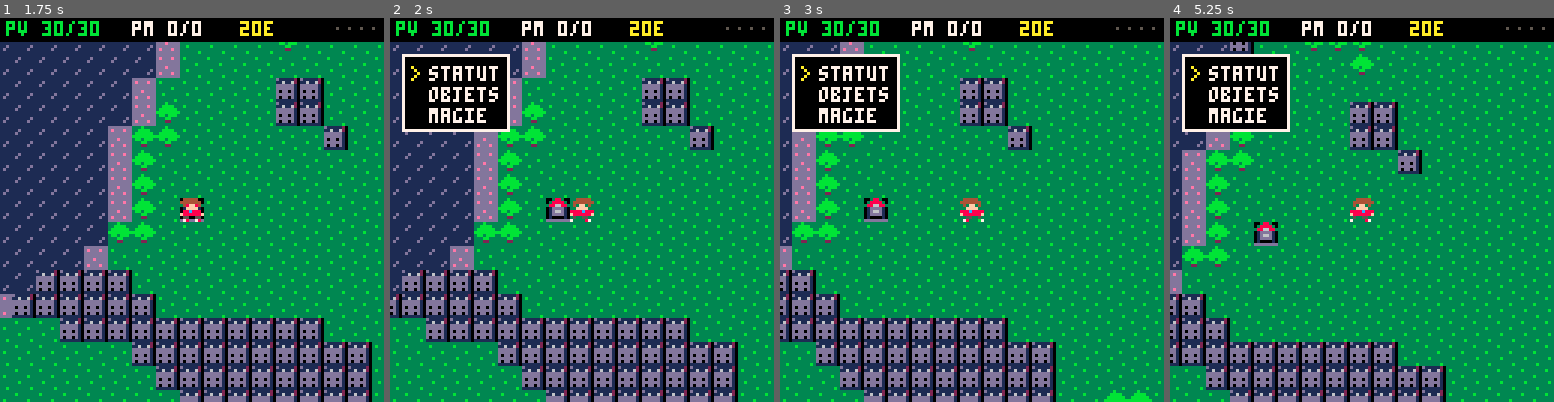
Above: before the commit, frames 1-4 (left to right).
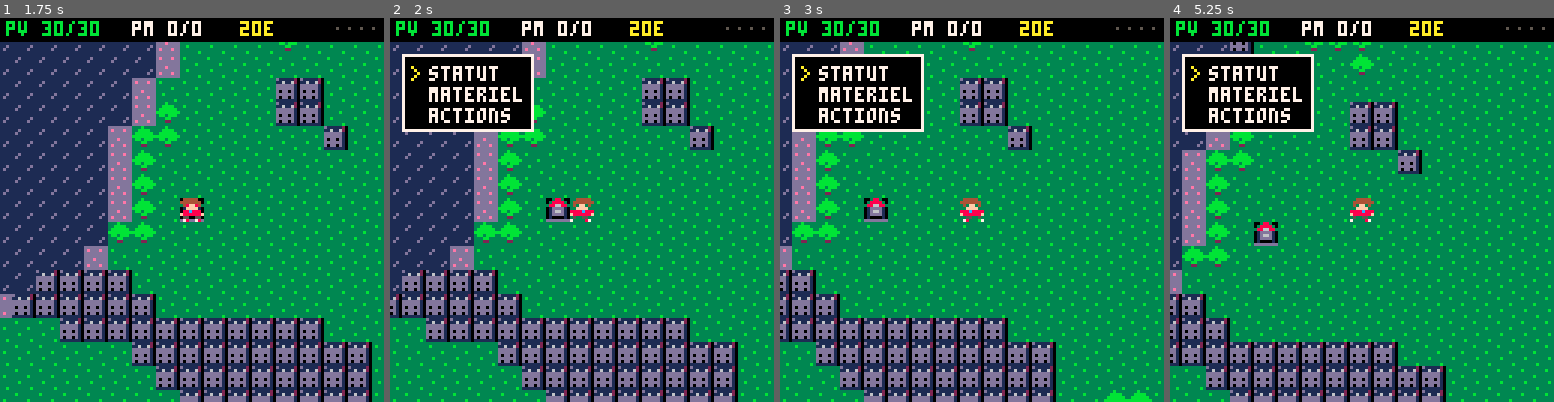
Above: after the commit, the same moments.

Repository: boblefrag/avenir-en-commun-rpg
Game: PICO-8 cartridge main.p8
The game is run twice, just before and just after one commit, with the same random seed, the same clock (stepped at 60 frames per second) and the same inputs.
Inputs:
- Up to frame 1 (1.75 s): tap X (X key) at 0.33, 1.07 s; tap O (Z key) at 0.7, 1.7 s; hold Right from 1.6 s (still down)
- Up to frame 2 (2 s): keep holding Right; tap X (X key) at 1.85 s
- Up to frame 3 (3 s): release Right at 2.1 s; tap O (Z key) at 2.1, 2.5, 2.9 s; hold Up 2.15-2.42 s; hold Right from 2.47 s (still down); tap X (X key) at 2.97 s
- Up to frame 4 (5.25 s): release Right at 3.03 s; hold Left 3.08-3.58 s; tap O (Z key) every 0.4 s from 3.3 to 4.9 s; hold Down 3.63-3.97 s; hold Right 4.02-4.68 s; tap X (X key) at 4.08, 5.2 s; hold Up 4.73-5.03 s; hold Left from 5.08 s (still down)

Frame 1 is identical in both runs. In frame 2, 1.8% of the frame differs, in the area x 10-38%, y 9-30%; in frame 3, 1.8%; in frame 4, 1.8%.

Commit message:
Remplace 'attaque' par 'convaincre', revoit les actions militantes et affine les dialogues

Diff:
--- a/src/battle.lua
+++ b/src/battle.lua
@@ -19,8 +19,8 @@
 end
 
 function bmenu()
- -- le fact-checker n'a pas de magie : il prend du recul a la place
- menu(split("attaque,"..(h.cl==4 and "recul" or "actions")..",materiel,retrait"),4,74,bact,true)
+ -- le fact-checker n'a pas d'actions : il prend du recul a la place
+ menu(split("convaincre,"..(h.cl==4 and "recul" or "actions")..",materiel,retrait"),4,74,bact,true)
 end
 
 function bact(i)
@@ -97,7 +97,7 @@
     t..=heal(s[3])
    else
     shd=max(shd,s[3])
-    t..="degats reduits de "..shd
+    t..="impact reduit de "..shd
    end
    msg(t,function()
     if mhp<=0 then win() else monster_turn(bmenu) end
@@ -150,7 +150,7 @@
   sfx(55,3)
  end
  if s=="" then
-  s=mo[1].."\n"..(matk[mo[9]] or "attaque").." !\n"
+  s=mo[1].."\n"..(matk[mo[9]] or "polemique").." !\n"
  end
  if (n>0) s..="vous perdez "..n.." conviction"
  msg(s,function()
--- a/src/data.lua
+++ b/src/data.lua
@@ -49,10 +49,10 @@
 ending=split("20h00 pile !\nles ecrans s'allument :\nl'union populaire gagne\navec 54% des suffrages !|le monarque pres …(575 unchanged characters)…
 
 -- message d'entree des donjons 1..5
-dtxt=split("les projecteurs eblouissent.\nles micros sont ouverts.|l'or coule a flot.\nca sent le paradis fiscal.|la rigueur est glaciale.\nles budgets sont rabotes.|les lobbies s'activent.\nles couloirs sont feutres.|un panneau : 'palais du\nmonarque. courbez l'echine.'","|")
+dtxt=split("les projecteurs eblouissent.\nles micros sont ouverts.|l'argent coule a flot.\nca sent le paradis fiscal.|la rigueur est glaciale.\nles budgets sont rabotes.|les lobbies s'activent.\nles couloirs sont feutres.|un panneau : 'palais du\nmonarque. courbez l'echine.'","|")
 
--- attaques de base du heros selon sa classe
-hatk=split("harangue au mega,debrief en direct,soin militant,fact-check eclair")
+-- actions de base du heros selon sa classe
+hatk=split("presente ses arguments,debrief en direct,soin militant,fact-check eclair")
 
 -- attaques des opposants selon le numero de sprite (sans abreviations)
 matk={[64]="cite une fausse nouvelle",[66]="coupe la parole",[68]="menace de panique",[70]="offre un cadeau fiscal",[72 …(657 unchanged characters)…
@@ -79,7 +79,7 @@
 zone=split("0,5,1,2,2,0,2,2,5,0,0,0,0,0,0,0,0,0,0,0,0,0,0")
 
 -- rumeurs d'agoras (# separe les villes, | les rumeurs)
-rumors=tbl("le sage dit que la tour\ndes medias est au nord- …(655 unchanged characters)… navec la 6eme republique.|les meilleurs megaphones\nsont ici a prix coutant.","#","|")
+rumors=tbl("le sage dit que la tour\ndes medias est au nord- …(655 unchanged characters)… navec la 6eme republique.|les meilleurs tracts\nsont ici a prix coutant.","#","|")
 
 -- texte d'introduction (style retro annees 80)
 intro_lines=split("annee electorale...|au coeur de la|veme republique...||le pays etait plonge|dans l'austerite.|le mon …(761 unchanged characters)…
--- a/src/hero.lua
+++ b/src/hero.lua
@@ -142,11 +142,11 @@
  return spells[h.cl][i]
 end
 
--- rend jusqu'a n pv ; renvoie le texte du gain
+-- rend jusqu'a n pv (conviction) ; renvoie le texte du gain
 function heal(n)
  local g=min(n,h.pv-h.hp)
  h.hp+=g
- return "+"..g.." pv (pv "..h.hp.."/"..h.pv..")"
+ return "+"..g.." conviction ("..h.hp.."/"..h.pv..")"
 end
 
 -- sorts connus dont l'effet passe le filtre f ; renvoie libelles et indices
--- a/src/world.lua
+++ b/src/world.lua
@@ -78,7 +78,7 @@
 
 -- menu hors combat (x)
 function field_menu()
- menu(split("statut,objets,magie"),4,12,function(i)
+ menu(split("statut,materiel,actions"),4,12,function(i)
   close()
   if i==1 then
    local wep=wep_name(h.wep)
@@ -100,11 +100,11 @@
  end)
 end
 
--- magie hors combat : evasion, retour, repousse, soin
+-- actions hors combat : evasion, retour, repousse, soin
 function field_magic()
  local it,ids=spell_list(function(e) return e>2 and e<7 end)
  if #it==0 then
-  msg("aucun sort utilisable\nici !")
+  msg("aucune action utilisable\nici !")
   return
  end
  menu(it,4,12,function(o)
@@ -112,9 +112,9 @@
   local s=sp(ids[o])
   local e=s[2]
   if h.mp<s[4] then
-   msg("pas assez de pm !")
+   msg("force argumentative\nepuisee !")
   elseif e==6 and h.hp>=h.pv then
-   msg("pv deja au maximum !")
+   msg("conviction deja au maximum !")
   elseif e==3 and st!=dungeon then
    msg("vous n'etes pas\ndans un donjon !")
   else
@@ -127,7 +127,7 @@
    elseif e==5 then
     rep=s[3]
    end
-   msg(s[1].." !"..(e==5 and "\nles monstres vous evitent." or e==6 and "\n"..heal(s[3]) or ""))
+   msg(s[1].." !"..(e==5 and "\nles opposants vous evitent." or e==6 and "\n"..heal(s[3]) or ""))
   end
  end)
 end
